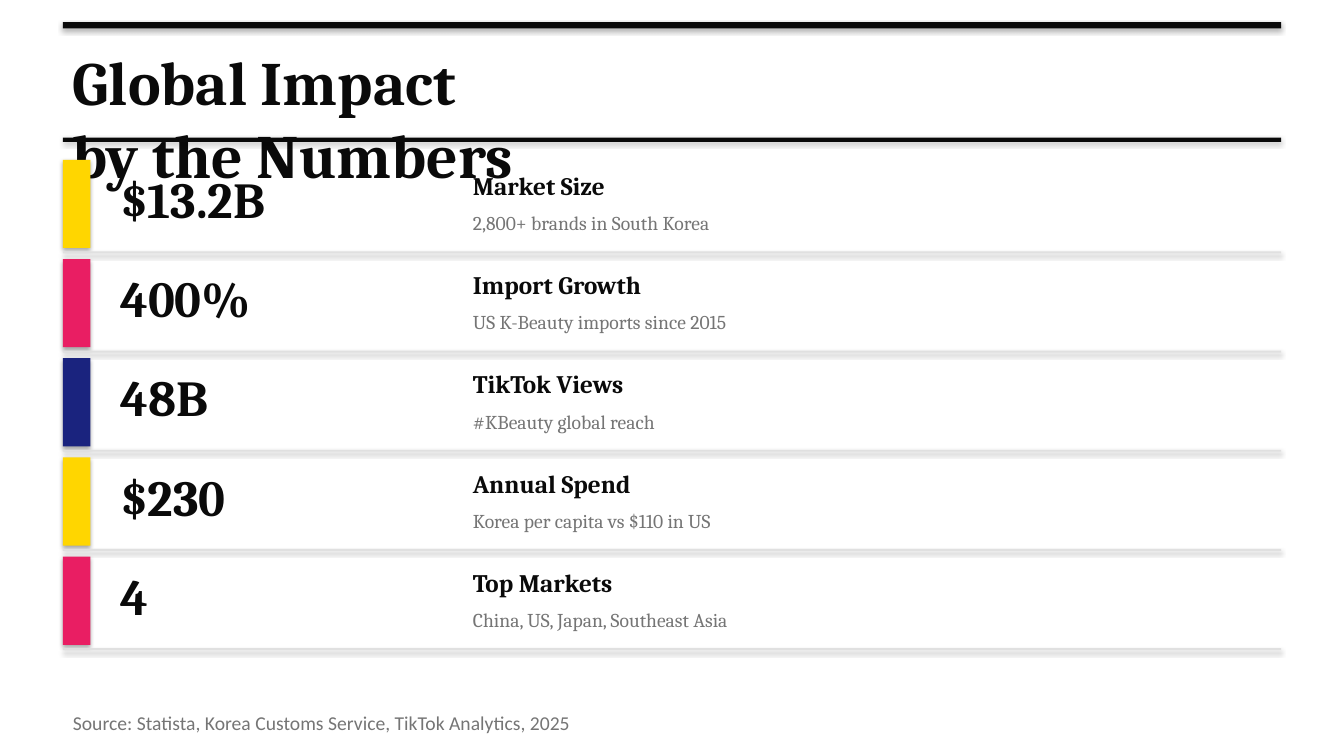
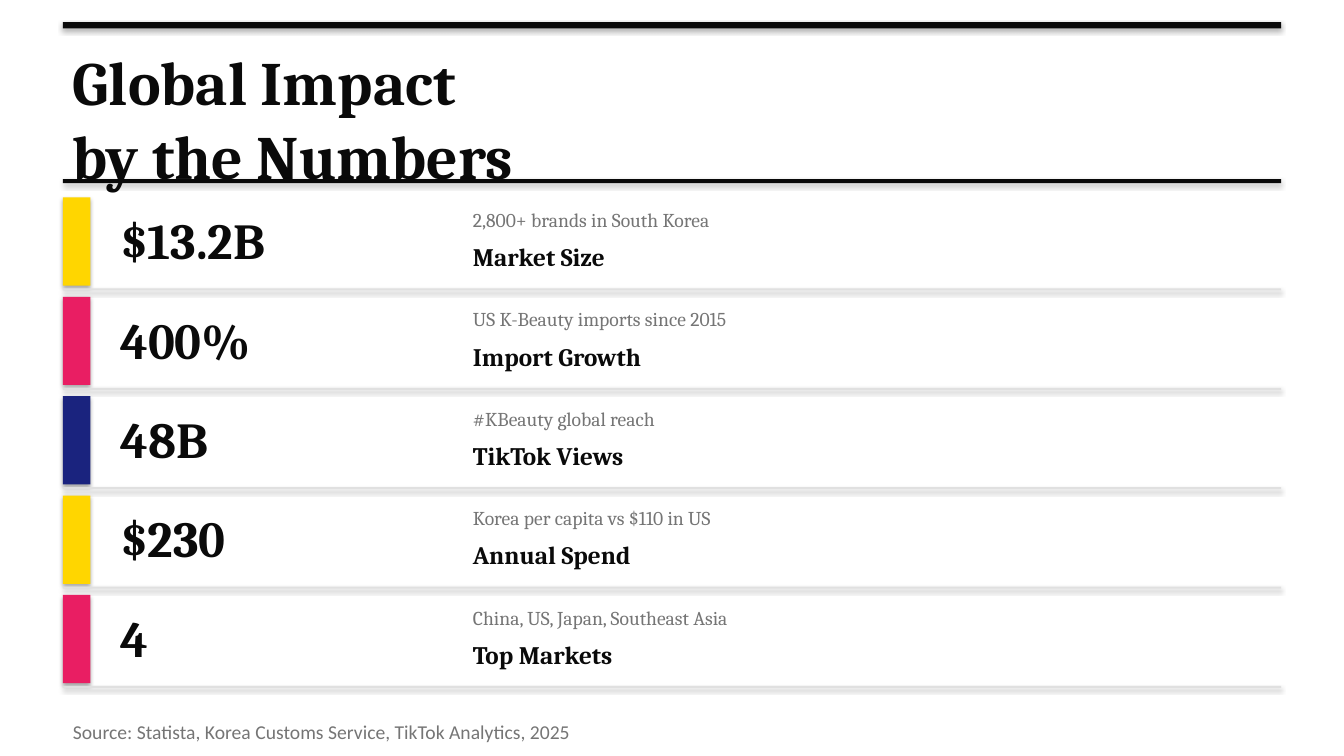
Before and after one commit to Enconvo/skills, a slide deck: slide 4 of curated/pptx-design-agent/demo/PPTX_Demo_Style08_Editorial_Magazine.pptx. Drawn at 1344x756 pixels with LibreOffice and Linux fonts; fonts in the diff are those of the drawing. Boxes give left, top, right and bottom in pixels: in the first picture for what was removed or moved away, otherwise in the second. Text is boxed around its words. In the diff, an @@ line names an element or a change of style, - is before the commit and + after.

```diff
--- a/curated/pptx-design-agent/demo/PPTX_Demo_Style08_Editorial_Magazine.pptx
+++ b/curated/pptx-design-agent/demo/PPTX_Demo_Style08_Editorial_Magazine.pptx
@@ 7 rectangles: place and size @@
-7 rectangles at <box>63,138,1280,650</box>
+7 rectangles at <box>63,179,1280,689</box>
@@ text "$13.2B" rewrapped from <box>120,172,265,222</box> to <box>120,221,265,263</box> @@
@@ 4 rectangles: place and size @@
-4 rectangles at <box>63,251,1280,452</box>
+4 rectangles at <box>63,288,1280,489</box>
@@ text "400%": place and size @@
-text "400%" at <box>120,282,251,319</box>
+text "400%" at <box>120,324,251,361</box>
@@ text "48B": place and size @@
-text "48B" at <box>120,381,208,417</box>
+text "48B" at <box>120,423,208,459</box>
@@ text "$230": place and size @@
-text "$230" at <box>120,478,225,520</box>
+text "$230" at <box>120,519,225,561</box>
@@ 5 texts: place and size @@
-5 texts at <box>473,172,641,598</box>
+5 texts at <box>473,248,641,670</box>
@@ text "4": place and size @@
-text "4" at <box>120,580,148,615</box>
+text "4" at <box>120,622,148,657</box>
@@ text "Source: Statista, Korea Customs Service, ...": place and size @@
-text "Source: Statista, Korea Customs Service, ..." at <box>73,716,570,733</box>
+text "Source: Statista, Korea Customs Service, ..." at <box>73,725,570,742</box>
```
Also in this commit, not shown: 4 other slides changed, 4 other files.
